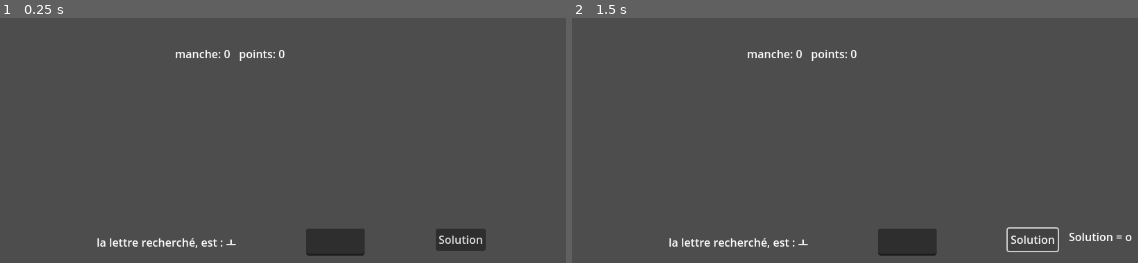
Above: before the commit, frames 1-2 (left to right).
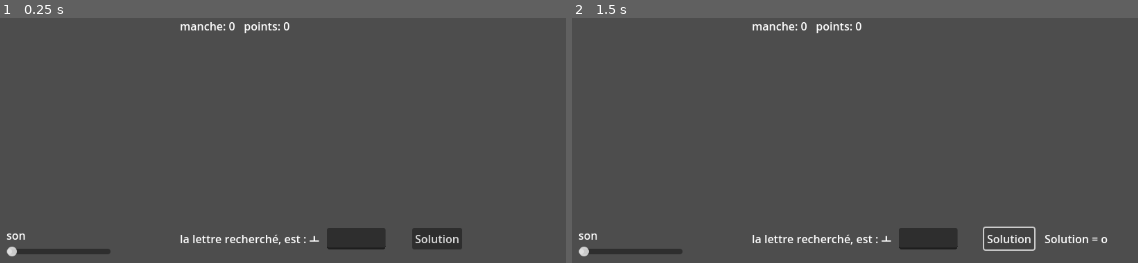
Above: after the commit, the same moments.

Repository: canigou101/learn_Corean
Game: Godot game, scene res://scenes/finalVers.tscn
Same seed, same stepped clock (60 frames per second), same inputs: the game is played once before the commit and once after it.
Inputs:
- Up to frame 1 (0.25 s): no input
- Up to frame 2 (1.5 s): click "Solution" at 0.5 s; click "Solution" at 1.25 s

The runs differ from the first frame. In frame 1, 3.5% of the frame differs, in the area x 1-86%, y 1-98%; in frame 2, 3.5%, in the area x 1-99%, y 1-98%.

Commit message:
fix avec architecture interne plus propre

Diff:
--- a/lettres-coréenes/scenes/finalVers.tscn
+++ b/lettres-coréenes/scenes/finalVers.tscn
@@ -1,6 +1,7 @@
-[gd_scene load_steps=4 format=3 uid="uid://4y03ieqwlqbg"]
+[gd_scene load_steps=5 format=3 uid="uid://4y03ieqwlqbg"]
 
 [ext_resource type="Script" uid="uid://5asm1pfot7k3" path="res://script/finalVers.gd" id="1_afunr"]
+[ext_resource type="AudioStream" uid="uid://chjco1o8wu4ep" path="res://sound effect/game-start-317318.mp3" id="2_ne4vy"]
 [ext_resource type="AudioStream" uid="uid://cqin5kmytjfsl" path="res://sound effect/correct-6033.mp3" id="2_xg346"]
 [ext_resource type="AudioStream" uid="uid://dh2xfiilqbf3n" path="res://sound effect/wronganswer-37702.mp3" id="3_ne4vy"]
 
@@ -13,65 +14,96 @@
 grow_vertical = 2
 script = ExtResource("1_afunr")
 
-[node name="manchePoints" type="Label" parent="."]
-unique_name_in_owner = true
-layout_mode = 1
-anchors_preset = -1
-anchor_left = 0.499566
-anchor_top = 0.0617284
-anchor_right = 0.500434
-anchor_bottom = 0.0972222
-grow_horizontal = 2
-metadata/_edit_use_anchors_ = true
+[node name="win" type="AudioStreamPlayer" parent="."]
+stream = ExtResource("2_ne4vy")
+pitch_scale = 1.2
+
+[node name="wrong" type="AudioStreamPlayer" parent="."]
+stream = ExtResource("3_ne4vy")
+
+[node name="testvol" type="AudioStreamPlayer" parent="."]
+stream = ExtResource("2_xg346")
 
 [node name="HBoxContainer" type="HBoxContainer" parent="."]
 layout_mode = 1
-anchors_preset = -1
-anchor_left = 0.366753
-anchor_top = 0.469136
-anchor_right = 0.633247
-anchor_bottom = 0.530864
-offset_left = 56.0
-offset_right = -56.0
+anchors_preset = 15
+anchor_right = 1.0
+anchor_bottom = 1.0
 grow_horizontal = 2
 grow_vertical = 2
 theme_override_constants/separation = 100
 alignment = 1
+
+[node name="VBoxContainer" type="VBoxContainer" parent="HBoxContainer"]
+layout_mode = 2
+size_flags_horizontal = 0
+size_flags_vertical = 4
+
+[node name="son" type="Label" parent="HBoxContainer/VBoxContainer"]
+layout_mode = 2
+text = "son"
+
+[node name="HSlider" type="HSlider" parent="HBoxContainer/VBoxContainer"]
+custom_minimum_size = Vector2(150, 0)
+layout_mode = 2
+size_flags_horizontal = 0
+size_flags_vertical = 4
+max_value = 1.0
+step = 0.01
+
+[node name="VBoxContainer2" type="VBoxContainer" parent="HBoxContainer"]
+layout_mode = 2
+size_flags_horizontal = 0
+size_flags_vertical = 0
+theme_override_constants/separation = 280
+alignment = 1
+
+[node name="manchePoints" type="Label" parent="HBoxContainer/VBoxContainer2"]
+unique_name_in_owner = true
+layout_mode = 2
 metadata/_edit_use_anchors_ = true
 
-[node name="Label" type="Label" parent="HBoxContainer"]
+[node name="HBoxContainer" type="HBoxContainer" parent="HBoxContainer/VBoxContainer2"]
+layout_mode = 2
+size_flags_horizontal = 4
+size_flags_vertical = 4
+size_flags_stretch_ratio = 2.75
+theme_override_constants/separation = 10
+alignment = 1
+
+[node name="Label" type="Label" parent="HBoxContainer/VBoxContainer2/HBoxContainer"]
 unique_name_in_owner = true
 layout_mode = 2
 text = "label à deviner: "
 
-[node name="LineEdit" type="LineEdit" parent="HBoxContainer"]
+[node name="LineEdit" type="LineEdit" parent="HBoxContainer/VBoxContainer2/HBoxContainer"]
 unique_name_in_owner = true
 layout_mode = 2
 keep_editing_on_text_submit = true
 clear_button_enabled = true
 
-[node name="Solution" type="Label" parent="."]
-unique_name_in_owner = true
-custom_minimum_size = Vector2(100, 0)
-layout_mode = 1
-offset_left = 960.0
-offset_top = 304.0
-offset_right = 1060.0
-offset_bottom = 336.0
+[node name="HBoxContainer" type="HBoxContainer" parent="HBoxContainer"]
+layout_mode = 2
+size_flags_horizontal = 4
+size_flags_vertical = 4
+theme_override_constants/separation = 10
 
 [node name="aide" type="Button" parent="."]
-layout_mode = 0
-offset_left = 872.0
-offset_top = 304.0
-offset_right = 944.0
-offset_bottom = 336.0
+offset_left = 838.0
+offset_top = 303.0
+offset_right = 910.0
+offset_bottom = 334.0
 text = "Solution"
 
-[node name="win" type="AudioStreamPlayer" parent="."]
-stream = ExtResource("2_xg346")
+[node name="Solution" type="Label" parent="aide"]
+unique_name_in_owner = true
+custom_minimum_size = Vector2(150, 0)
+offset_left = 87.0
+offset_top = 4.0
+offset_right = 237.0
+offset_bottom = 27.0
 
-[node name="wrong" type="AudioStreamPlayer" parent="."]
-stream = ExtResource("3_ne4vy")
-
-[connection signal="text_submitted" from="HBoxContainer/LineEdit" to="." method="_on_line_edit_text_submitted"]
+[connection signal="drag_ended" from="HBoxContainer/VBoxContainer/HSlider" to="." method="_on_h_slider_drag_ended"]
+[connection signal="value_changed" from="HBoxContainer/VBoxContainer/HSlider" to="." method="_on_h_slider_value_changed"]
+[connection signal="text_submitted" from="HBoxContainer/VBoxContainer2/HBoxContainer/LineEdit" to="." method="_on_line_edit_text_submitted"]
 [connection signal="pressed" from="aide" to="." method="_on_aide_pressed"]
--- a/lettres-coréenes/script/finalVers.gd
+++ b/lettres-coréenes/script/finalVers.gd
@@ -104,3 +104,17 @@
 func _on_aide_pressed() -> void:
 	aideVisible=true
 	afficherAide(aideVisible)
+
+func setSon(volume):
+	pass
+
+
+func _on_h_slider_value_changed(value: float) -> void:
+	$wrong.volume_linear=value
+	$win.volume_linear=value
+	$testvol.volume_linear=value
+
+
+
+func _on_h_slider_drag_ended(value_changed: bool) -> void:
+	$testvol.play()
Not shown, added: lettres-coréenes/sound effect/game-start-317318.mp3.import
Not shown, removed: lettres-coréenes/sound effect/rightanswer-95219.mp3.import
Not shown, added: lettres-coréenes/sound effect/game-start-317318.mp3
Not shown, removed: lettres-coréenes/sound effect/rightanswer-95219.mp3
